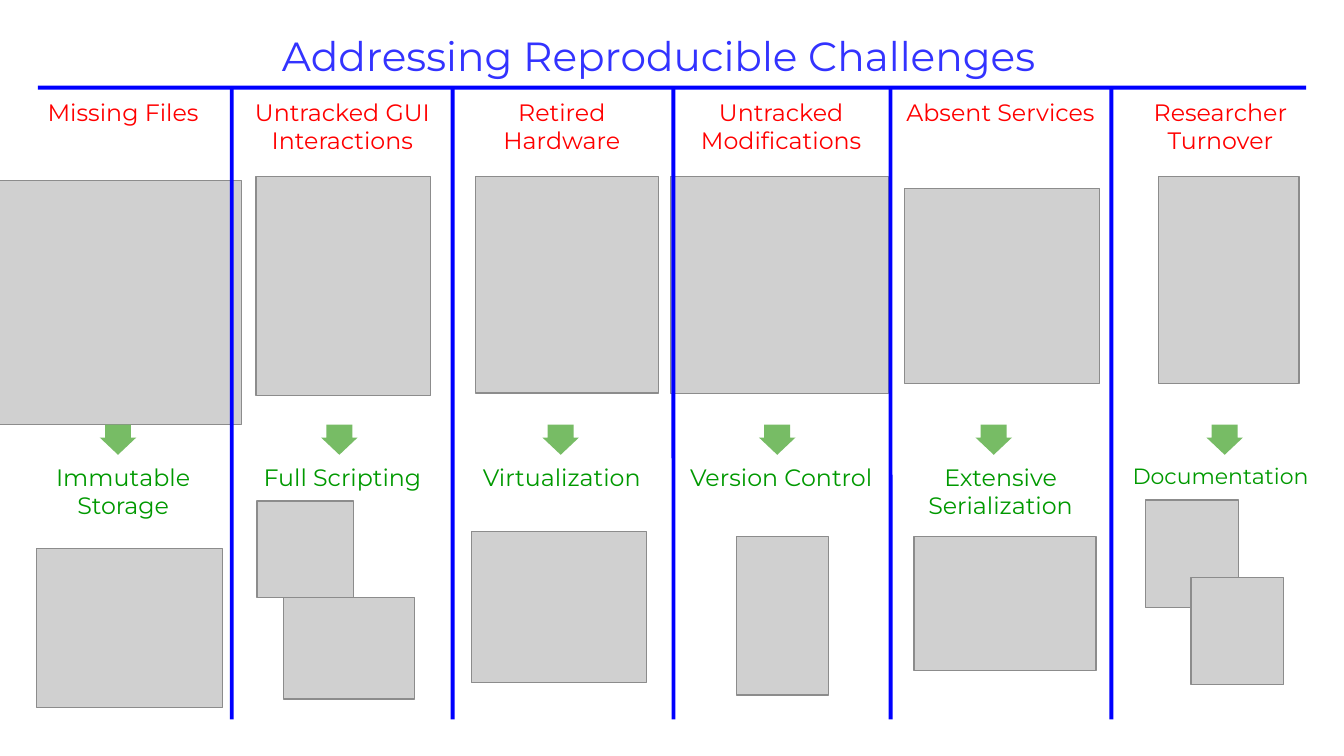
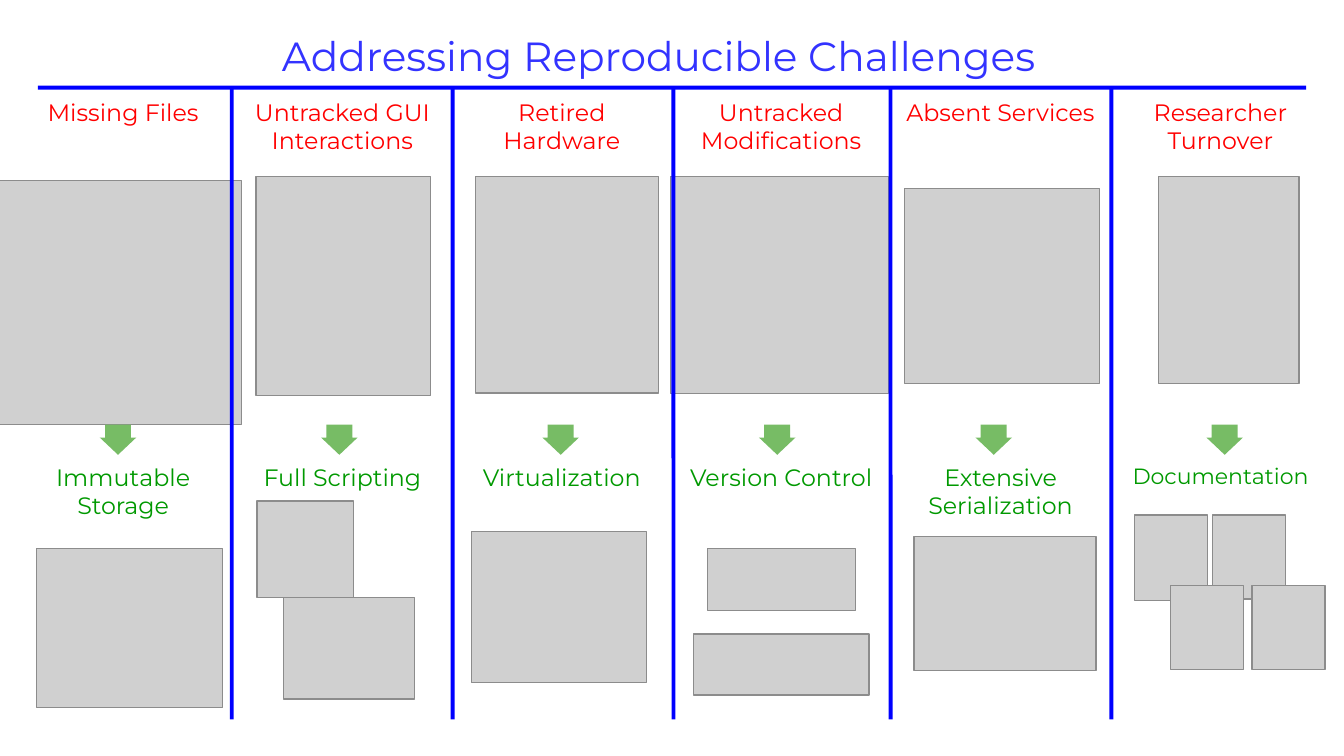
Before and after one commit to maptracker/EARL-2018, a slide deck: slide 3 of BCBB Lightning Talk/BCBB Lightning Talk.odp. Drawn at 1344x756 pixels with LibreOffice and Linux fonts; fonts in the diff are those of the drawing; grey boxes stand for pictures. Boxes give left, top, right and bottom in pixels: in the first picture for what was removed or moved away, otherwise in the second. Text is boxed around its words. In the diff, an @@ line names an element or a change of style, - is before the commit and + after.

Commit message:
minor tweaks to middle slide

```diff
--- a/BCBB Lightning Talk/BCBB Lightning Talk.odp
+++ b/BCBB Lightning Talk/BCBB Lightning Talk.odp
@@ picture: place and size @@
-picture at (1145, 500, 1238, 607)
+picture at (1134, 515, 1207, 600)
@@ picture added at (1212, 515, 1285, 599) @@
@@ picture: place and size @@
-picture at (737, 537, 829, 695)
+picture at (707, 549, 855, 610)
@@ picture: place and size @@
-picture at (1192, 578, 1284, 685)
+picture at (1171, 585, 1244, 670)
@@ picture added at (1253, 585, 1326, 670) @@
@@ picture added at (694, 634, 870, 695) @@
```
Also in this commit, not shown: 3 other files.
